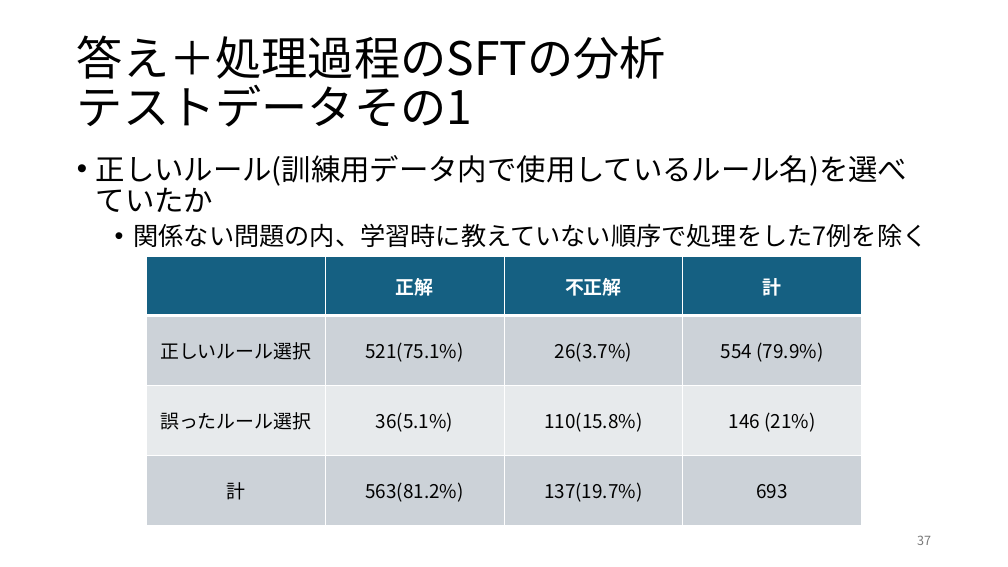
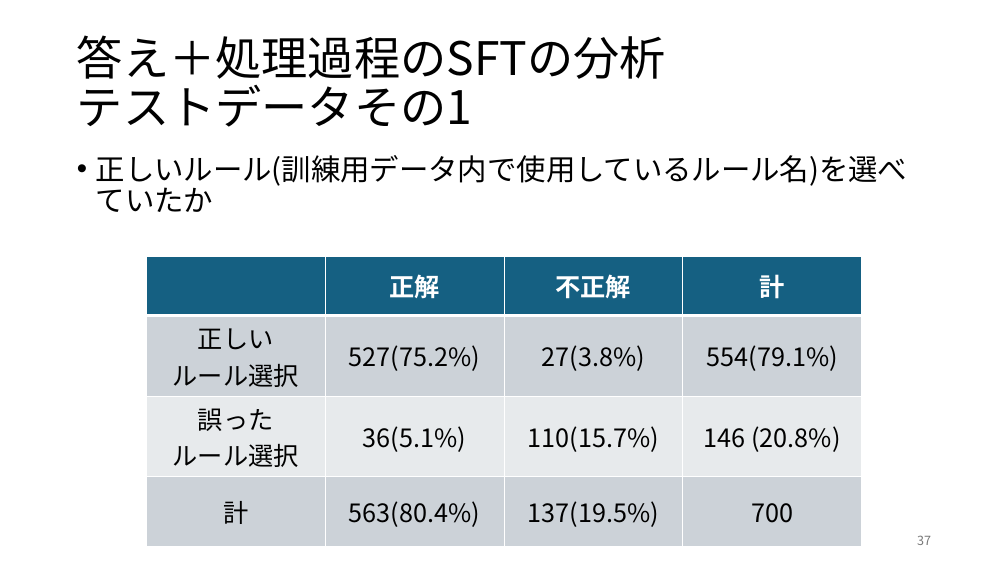
Before and after one commit to rollotea/array-task, a slide deck: slide 37 of 生成AIの追加学習による問題.pptx. Drawn at 1008x567 pixels with LibreOffice and Linux fonts; fonts in the diff are those of the drawing. Boxes give left, top, right and bottom in pixels: in the first picture for what was removed or moved away, otherwise in the second. Text is boxed around its words. In the diff, an @@ line names an element or a change of style, - is before the commit and + after.

```diff
--- a/生成AIの追加学習による問題.pptx
+++ b/生成AIの追加学習による問題.pptx
@@ text at (x1=134, y1=223, x2=928, y2=247): paragraph removed @@
-  • 関係ない問題の内、学習時に教えていない順序で処理をした7例を除く
@@ table at (x1=147, y1=256, x2=864, y2=531) @@
-row 2: 正しいルール選択 | 521(75.1%) | 26(3.7%) | 554 (79.9%)
+row 2: 正しい / ルール選択 | 527(75.2%) | 27(3.8%) | 554(79.1%)
-row 3: 誤ったルール選択 | 36(5.1%) | 110(15.8%) | 146 (21%)
+row 3: 誤った / ルール選択 | 36(5.1%) | 110(15.7%) | 146 (20.8%)
-row 4: 計 | 563(81.2%) | 137(19.7%) | 693
+row 4: 計 | 563(80.4%) | 137(19.5%) | 700
@@ size 18 to 24 pt in "正解", "不正解", "計", "36(5.1%)" and 1 more places @@
```
Also in this commit, not shown: 48 other slides changed, 1 slide added, 1 slide removed, 1 other file.
